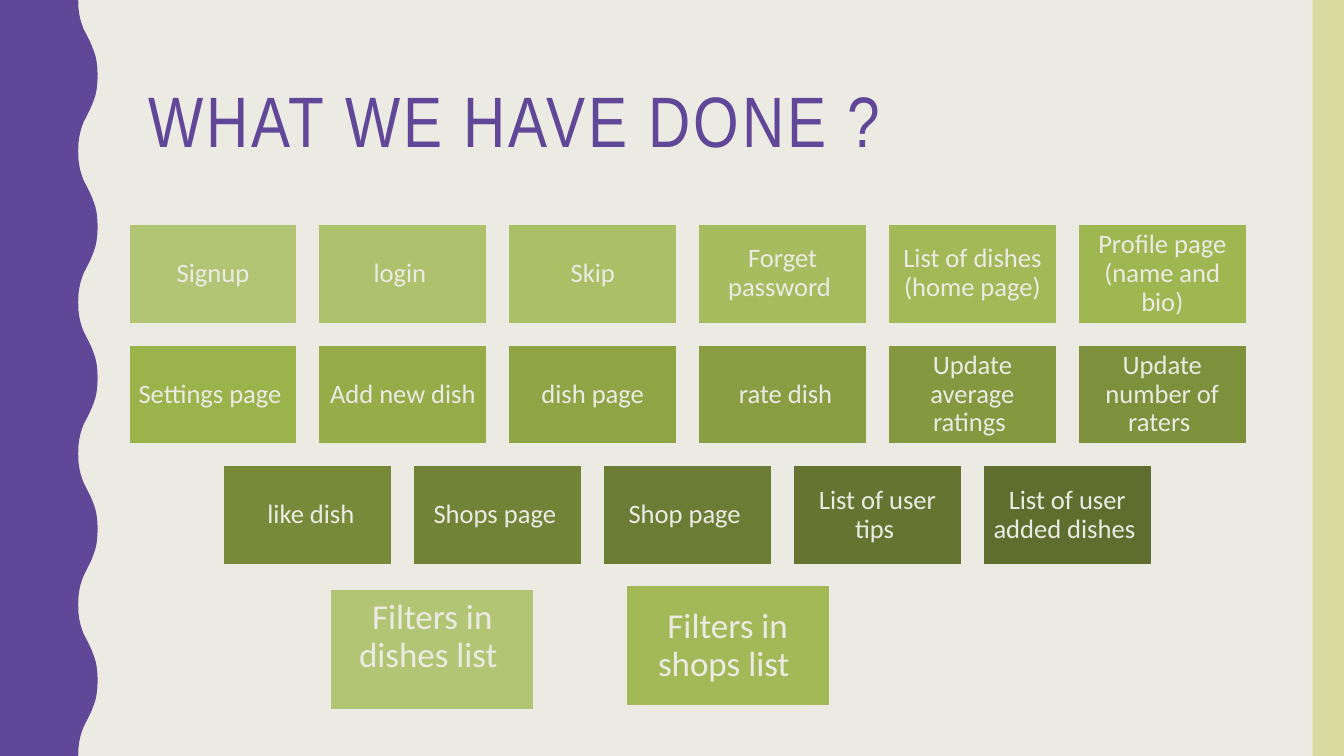
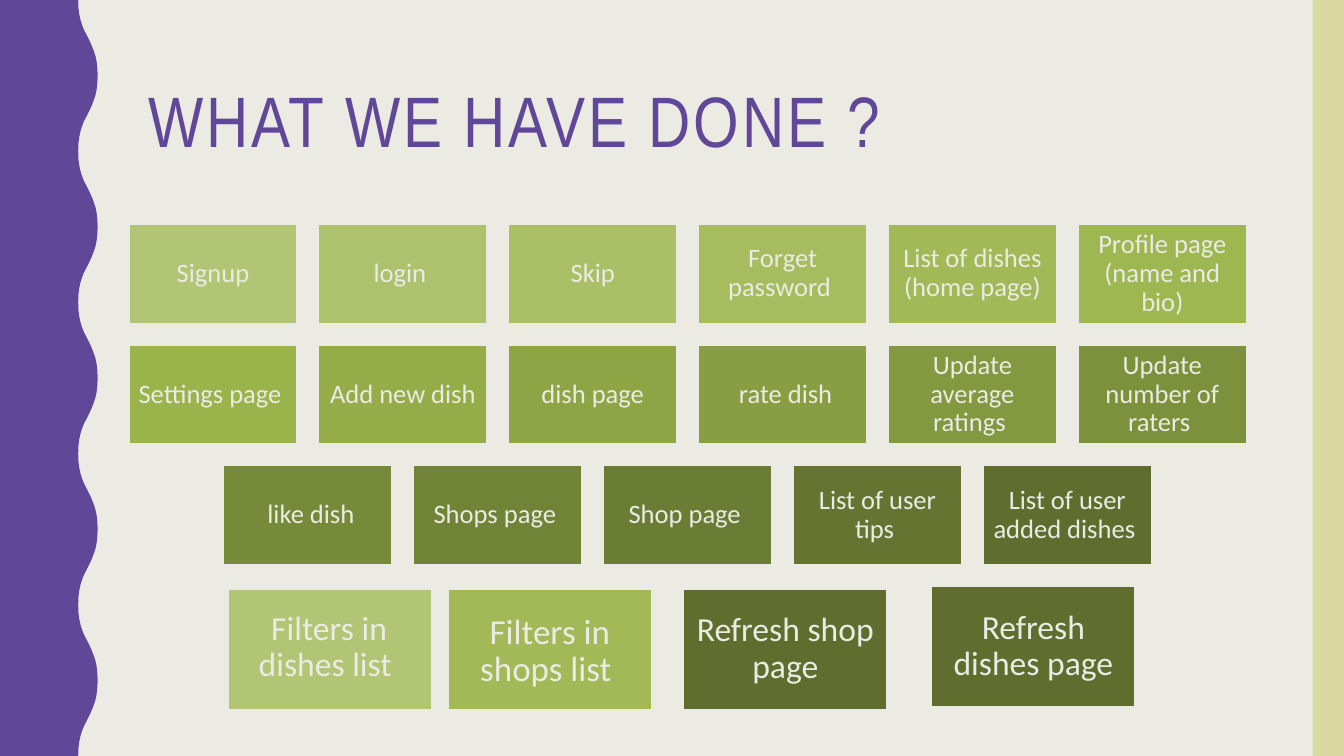
Before and after one commit to norahK/444SWE-Project, a slide deck: slide 5 of Pick a dish app.pptx. Drawn at 1344x756 pixels with LibreOffice and Linux fonts; fonts in the diff are those of the drawing. Boxes give left, top, right and bottom in pixels: in the first picture for what was removed or moved away, otherwise in the second. Text is boxed around its words. In the diff, an @@ line names an element or a change of style, - is before the commit and + after.

Commit message:
.presentation

```diff
--- a/Pick a dish app.pptx
+++ b/Pick a dish app.pptx
@@ text "Filters in dishes list": place and size @@
-text "Filters in dishes list" at [359, 605, 497, 667]
+text "Filters in dishes list" at [259, 617, 391, 676]
@@ text "Filters in dishes list" at [259, 617, 391, 676]: size 25 to 24 pt @@
@@ rectangle: place and size @@
-rectangle at [329, 588, 536, 713]
+rectangle at [226, 588, 434, 713]
@@ text "Filters in shops list": place and size @@
-text "Filters in shops list" at [658, 613, 789, 682]
+text "Filters in shops list" at [480, 619, 611, 687]
@@ rectangle: place and size @@
-rectangle at [624, 584, 832, 709]
+rectangle at [446, 587, 653, 712]
@@ rectangle added at [682, 587, 889, 712], fill #5F6E2E, outline #EBEBE4 4 pt, 24 pt, text #EBEBE4 @@
+Refresh shop page
@@ rectangle added at [930, 585, 1137, 710], fill #5F6E2E, outline #EBEBE4 4 pt, 24 pt, text #EBEBE4 @@
+Refresh dishes page
@@ text added at [982, 615, 1113, 681], 25 pt, text #EBEBE4 @@
+Refresh shop page
```
